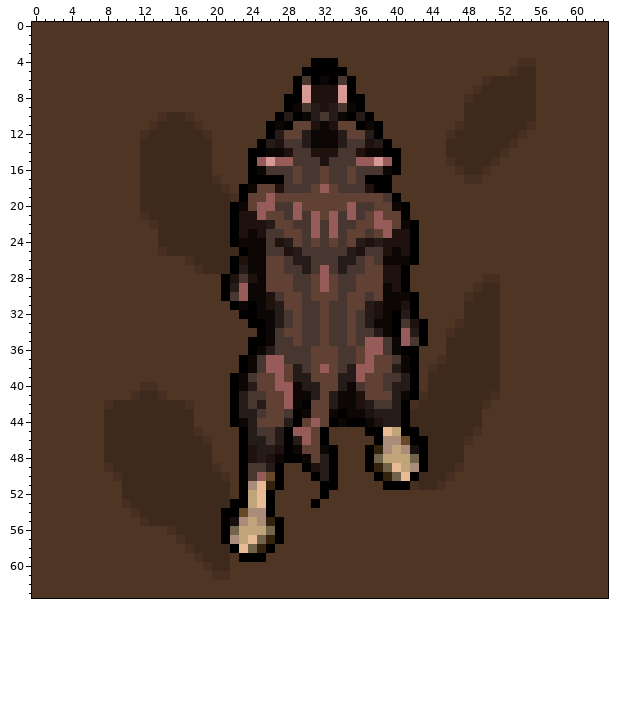
Two states of a pixel-art sprite, png/back/back2.png. Above is the file before it was changed.
The file is 64x64 pixels. Colours within 5 levels of each other are drawn and written as one.
Once edited:
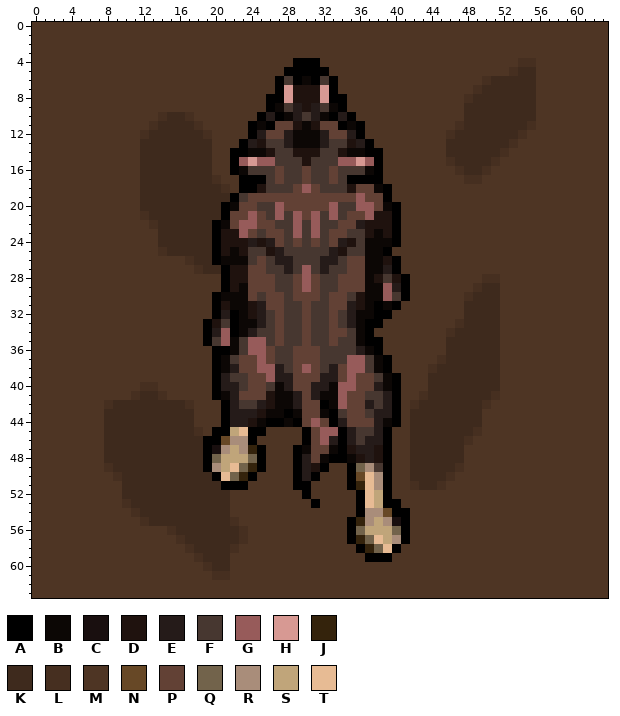
Palette (. is transparent): A #000000  B #0c0705  C #190f0f  D #1f120e  E #251b19  F #473730  G #975b5a  H #d79993  J #34230c  K #3e2a1d  L #462f20  M #4e3524  N #674826  P #624135  Q #72634b  R #a98d7a  S #c0a57a  T #e7bb94
The exact change:
Changed rows in their new state; - is an unchanged pixel.
first column x 19:
 4 ----------AA-MM----------
 5 ---------AA---MM---------
 6 --------AF-B-F-MM--------
 7 --------AHDD-HAMM--------
 8 -------AAHDD-HAAMM-------
 9 -------ABFED-FBAMM-------
10 ------AE-BEF-BAE-MM------
11 -----AB-PPDB-PPAB-MM-----
12 -----AEPPEBB-EPPEAMM-----
13 ----AEDFFEBB-EFFDEAMM----
14 ---AABBDFFDD-FFDBBAAMM---
15 ---AGH-GFF-D-F-GGH-AMM---
16 ---ABFF-P-FP-FP-F-BAMM---
17 ----A--FP-FP-FP-AA--M----
18 -----ADFF-PG-FF-DPPB-----
19 ---AF--P---------G--AM---
20 --ABP-FFGPP---GFFGG-BAM--
21 --APPGPFG--P-F--PPGDDAM--
22 -ABPGGPPFFG---FPPEDDDAMM-
23 -ADDGPFPPFG---PPFFDBDAMM-
24 -ADDDEDEPF-----EDFBBBAMM-
25 -ADBDFFDEFF---EDFFBBAMMM-
26 -ABBBFPFEEFF-EEFPPBBDAMM-
27 --ADDPPFFE-G-E-FPPBBEAM--
28 ----DPP-FFPG-FFPP-BDF----
29 ---DBPP-FFPG-FFPP-BBGE---
30 -ABBBPFPPF-P-F-PFDBBGFAM-
31 -ADB-DEPPFFP-FPPEDBA-AMM-
32 -AEABDEFP-FP-FP-EBBAAMMM-
33 ADFABBEFP-FP-FP-EBAAMMMMM
34 AEGABEFFPFFP-FPPFBAMMMMMM
35 AFGBFGGFP-FP-FP-FBAAMMMMM
36 -AABFGGP--PP-FF--EBAMMMM-
37 -ABFPPGPF-PP-FF-GGFBAMMM-
38 -ABEPPG-EFPG-FEPG-FBAMMM-
39 -AEFFP-GEEPP-EEPGP-FBAMM-
40 -AEEFP-FBEPP-EBGGP-EBAMM-
41 -ABEPPPDBBEP-BBGPPFFEAMM-
42 --AEF--DBBEP-ABGPP--EAM--
43 --AE--DBBABP-BAFPPF--AM--
44 --AEEDBAAB-----EPPPEBAM--
45 -AASTAAMMMMA-GGAEFFEAMMK-
46 AANRRAMMMMMA-GEAEFEEAMMKK
47 ACRSRJAMMMAB-PBADEEDAMMKK
48 AQSSSQAMMM-E-B-ABDEDAMMKK
49 ARSTQJAMM-AE-AM-AQRFAMMKK
50 -ATQJAMMM-AE-MM-ANTRAMMK-
51 --AA-MMMM-AA-MM-AJTR-MM--
52 ----MMMM---A-M---ATSA----
53 ---MMMMM---------ATSAA---
54 --KMMMMM---------ARRNAA--
55 --KLMMMMM-------AJRSRCA--
56 --KKLMMMM-------AQSSSQA--
57 --KKLMMMM-------AJQTSRA--
58 ---LMMMM---------AJQTA---
59 ----MMM-----------AAA----
Boxes around the changes in both pictures, in picture pixels (x1, y1, x2, y2):
changed: (203, 58, 428, 562)
